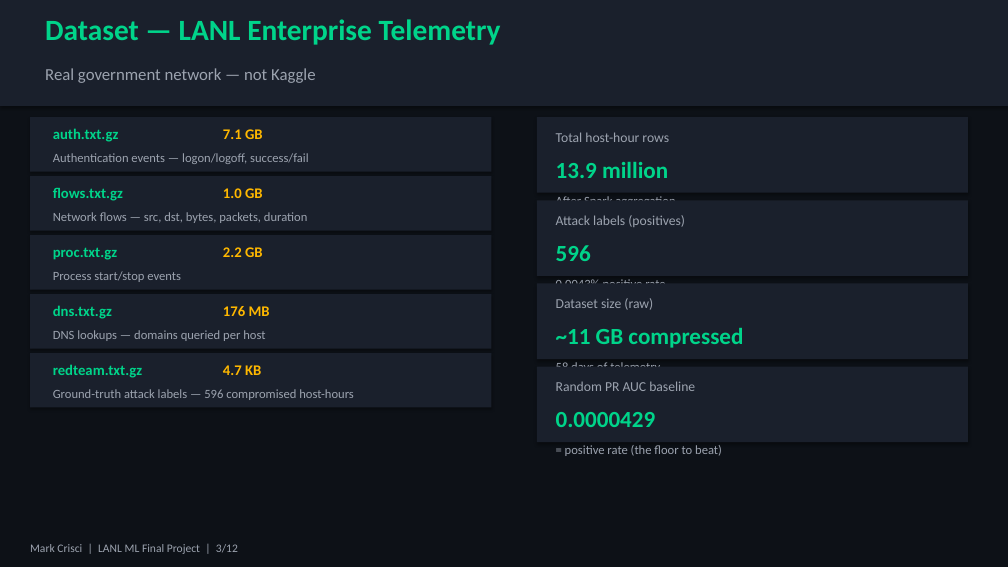
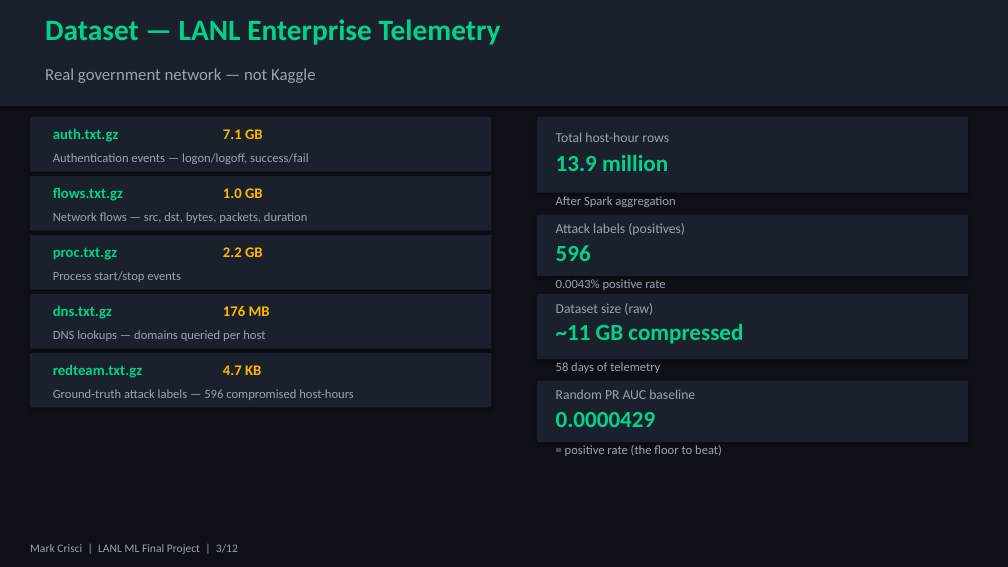
Before and after one commit to mcrisci24/lanl-threat-pipeline, a slide deck: slide 3 of presentation_ml_final/LANL_ML_Final_Project_Presentation.pptx. Drawn at 1008x567 pixels with LibreOffice and Linux fonts; fonts in the diff are those of the drawing. Boxes give left, top, right and bottom in pixels: in the first picture for what was removed or moved away, otherwise in the second. Text is boxed around its words. In the diff, an @@ line names an element or a change of style, - is before the commit and + after.

```diff
--- a/presentation_ml_final/LANL_ML_Final_Project_Presentation.pptx
+++ b/presentation_ml_final/LANL_ML_Final_Project_Presentation.pptx
@@ text "13.9 million": place and size @@
-text "13.9 million" at <box>556,162,668,178</box>
+text "13.9 million" at <box>556,155,668,171</box>
@@ rectangle: place and size @@
-rectangle at <box>537,200,968,276</box>
+rectangle at <box>537,215,968,276</box>
@@ text "Attack labels (positives)": place and size @@
-text "Attack labels (positives)" at <box>556,215,685,227</box>
+text "Attack labels (positives)" at <box>556,223,685,235</box>
@@ rectangle: place and size @@
-rectangle at <box>537,284,968,359</box>
+rectangle at <box>537,294,968,359</box>
@@ text "Dataset size (raw)": place and size @@
-text "Dataset size (raw)" at <box>556,298,653,310</box>
+text "Dataset size (raw)" at <box>556,303,653,315</box>
@@ text "~11 GB compressed": place and size @@
-text "~11 GB compressed" at <box>556,328,743,348</box>
+text "~11 GB compressed" at <box>556,324,743,344</box>
@@ rectangle: place and size @@
-rectangle at <box>537,367,968,442</box>
+rectangle at <box>537,381,968,442</box>
@@ text "Random PR AUC baseline": place and size @@
-text "Random PR AUC baseline" at <box>556,381,695,391</box>
+text "Random PR AUC baseline" at <box>556,389,695,399</box>
```
Also in this commit, not shown: 1 slide added, 1 other file.
